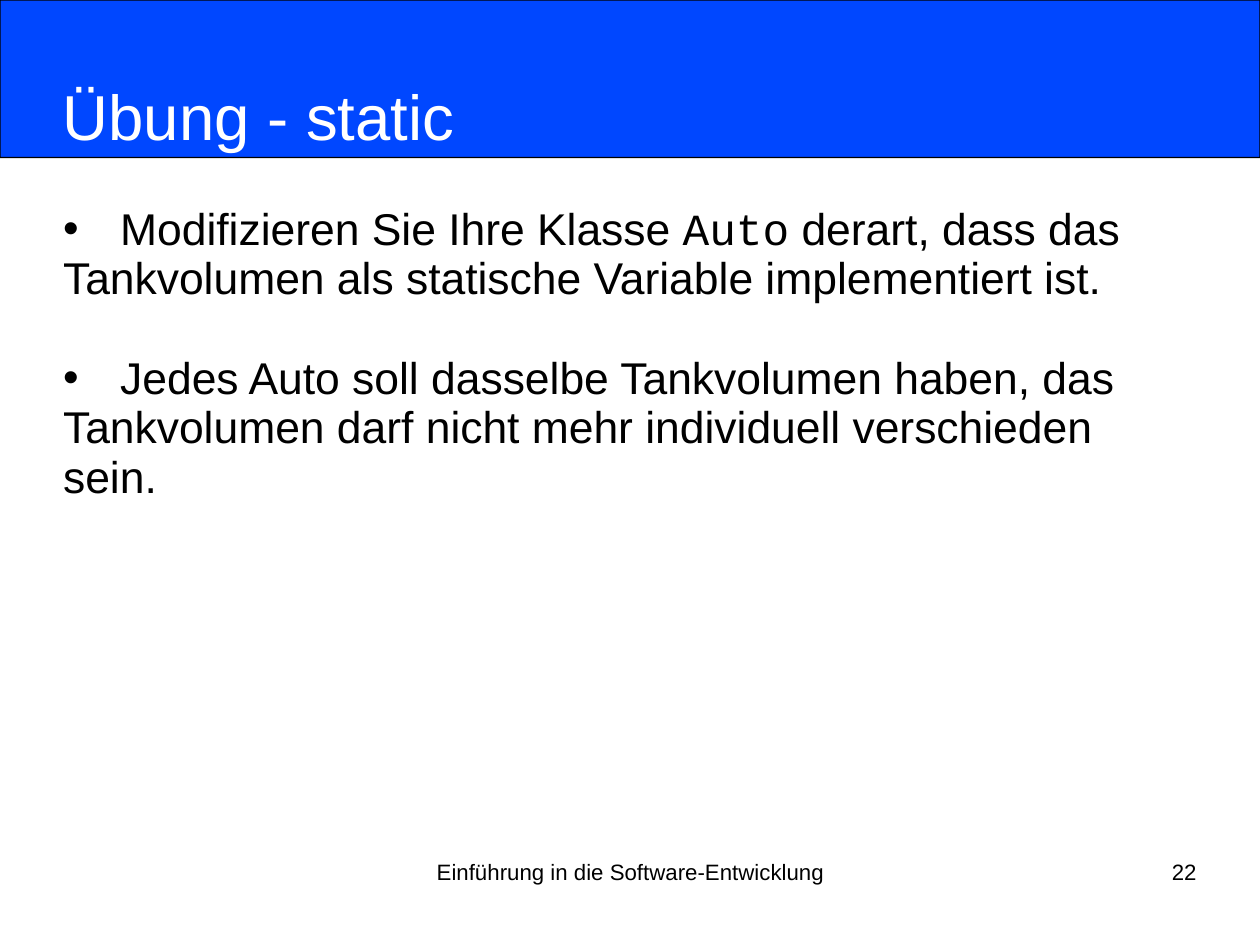
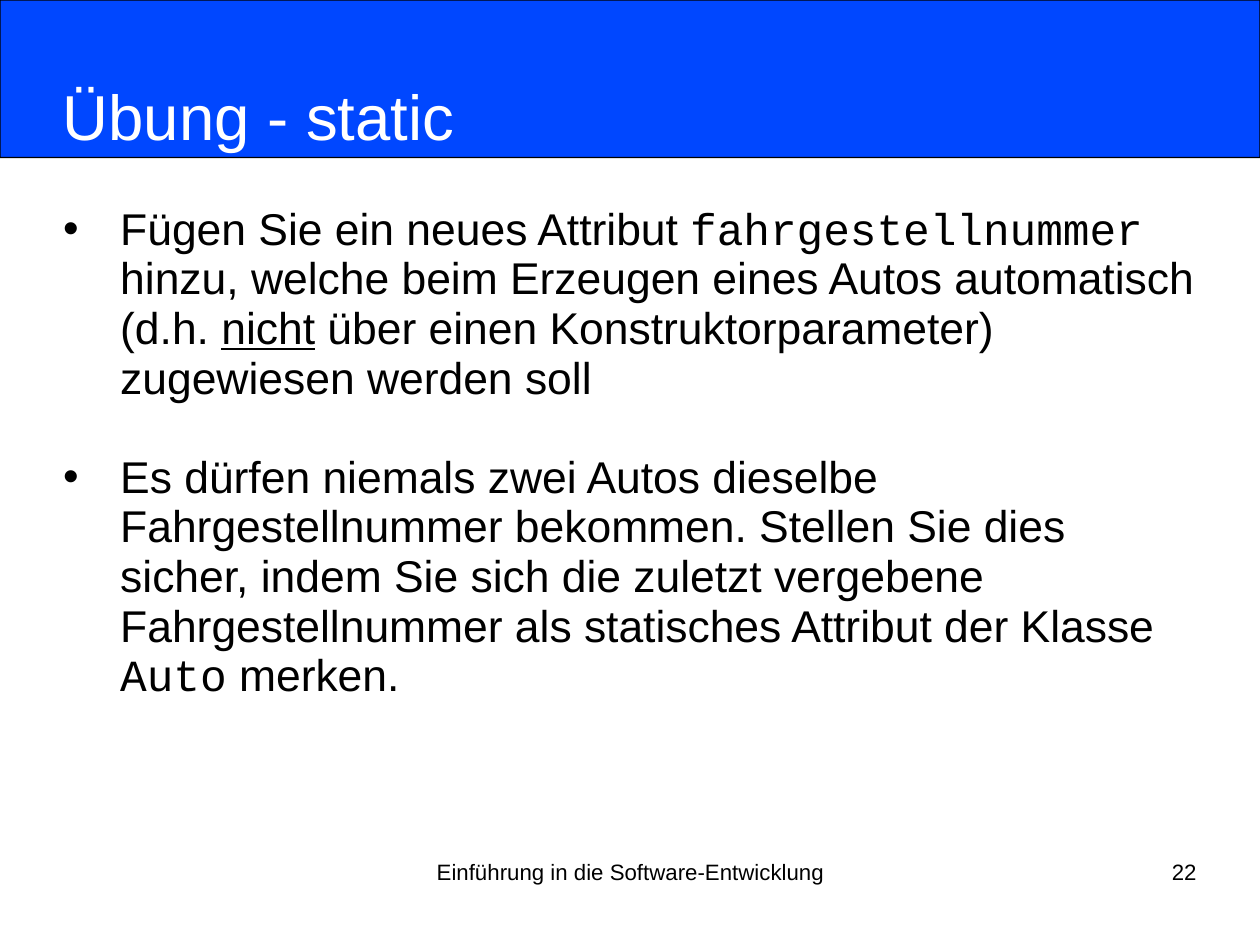
Before and after one commit to nordakademie-einfuehrung-java/vorlesungsskript, a slide deck: slide 22 of folien/Semester_03_Termin_08_Kapitel07.pptx. Drawn at 1260x945 pixels with LibreOffice and Linux fonts; fonts in the diff are those of the drawing. Boxes give left, top, right and bottom in pixels: in the first picture for what was removed or moved away, otherwise in the second. Text is boxed around its words. In the diff, an @@ line names an element or a change of style, - is before the commit and + after.

Commit message:
neue static aufgabe

```diff
--- a/folien/Semester_03_Termin_08_Kapitel07.pptx
+++ b/folien/Semester_03_Termin_08_Kapitel07.pptx
@@ subtitle at box(120, 212, 1193, 692): text changed @@
-• Modifizieren Sie Ihre Klasse Auto derart, dass das
-Tankvolumen als statische Variable implementiert ist.
-• Jedes Auto soll dasselbe Tankvolumen haben, das
-Tankvolumen darf nicht mehr individuell verschieden
-sein.
+• Fügen Sie ein neues Attribut fahrgestellnummer hinzu, welche beim Erzeugen eines Autos automatisch (d.h. nicht über einen Konstruktorparameter) zugewiesen werden soll
+• Es dürfen niemals zwei Autos dieselbe Fahrgestellnummer bekommen. Stellen Sie dies sicher, indem Sie sich die zuletzt vergebene Fahrgestellnummer als statisches Attribut der Klasse Auto merken.
```
